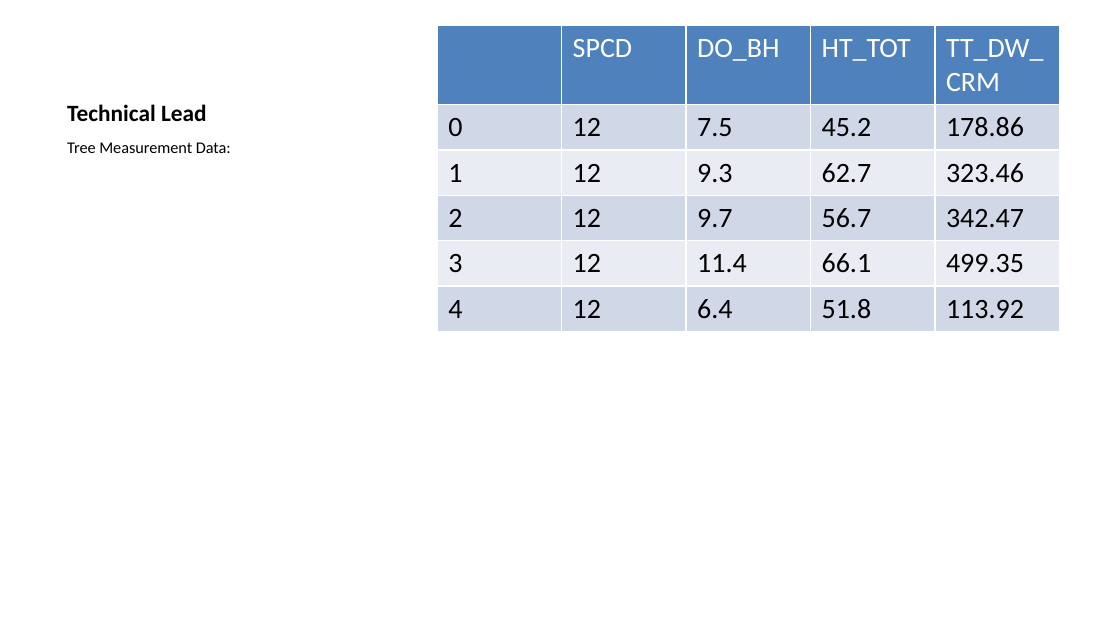
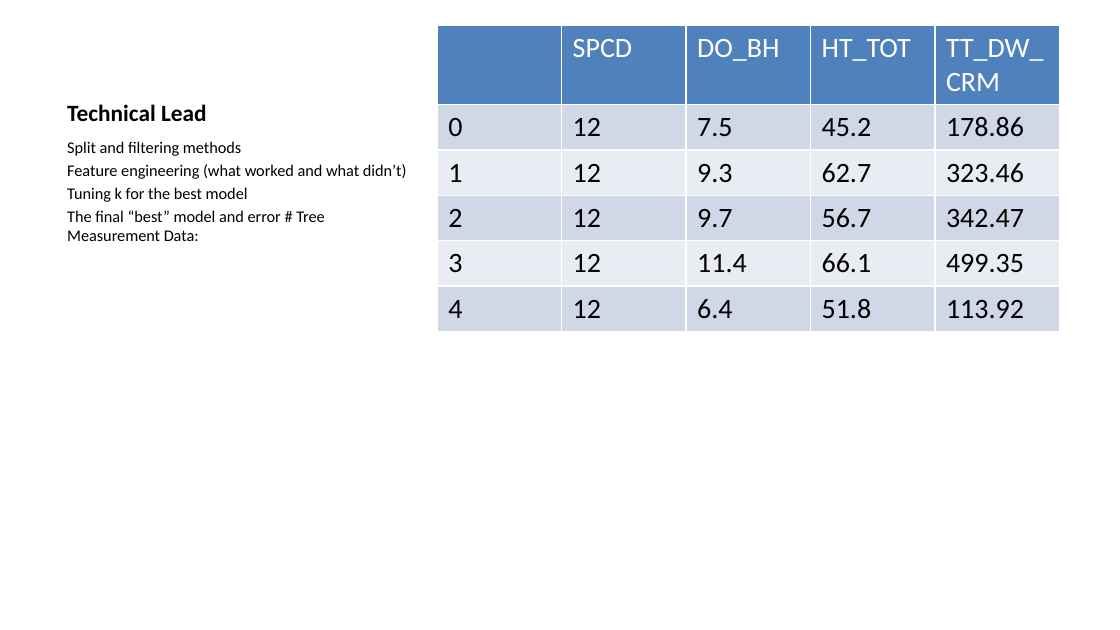
Before and after one commit to deancallahan25/Redwood-Analytics-Portfolio, a slide deck: slide 15 of Project-3/presentation.pptx (slide 14 before the commit). Drawn at 1120x630 pixels with LibreOffice and Linux fonts; fonts in the diff are those of the drawing. Boxes give left, top, right and bottom in pixels: in the first picture for what was removed or moved away, otherwise in the second. Text is boxed around its words. In the diff, an @@ line names an element or a change of style, - is before the commit and + after.

```diff
--- a/Project-3/presentation.pptx
+++ b/Project-3/presentation.pptx
@@ text at [67, 141, 407, 241]: text changed @@
-Tree Measurement Data:
+Split and filtering methods
+Feature engineering (what worked and what didn’t)
+Tuning k for the best model
+The final “best” model and error # Tree Measurement Data:
```
Also in this commit, not shown: 2 other slides changed, 2 slides added, 1 other file.
